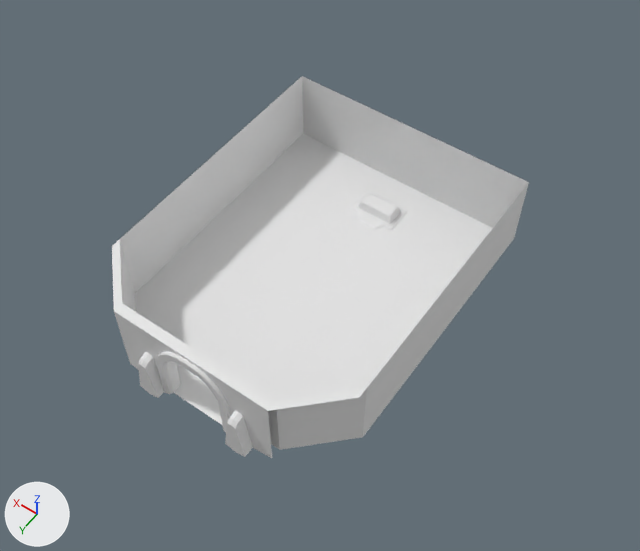
The FBX model KJam May 2020/Assets/ArtAssets/3D-Models/KJ_ZL_Chruch_Body_01.fbx: old version first, new version second.
Both versions are drawn from a 50 mm camera at (-30.6, 41.9, 67.4) aimed at (-0.8, 0.1, 1.7). Arrows for +X, +Y and +Z are at lower left; the lights stay in place. Where no turn or scale is listed for an object, it has been applied to the vertices.

Script lines for the objects in view, before the commit:
```python
me_plane_016 = bpy.data.meshes.new('Plane.016')
me_plane_016.from_pydata(...)  # 386 vertices, 358 faces; spans x -13.0..13.0, y -16.0..18.0, z -0.8..8.0
me_plane_016.materials.append(mat_atlascarrier)  # white #e7e7e7
ob_kj_zl_chruch_body_01 = bpy.data.objects.new('KJ_ZL_Chruch_Body_01', me_plane_016)
ob_kj_zl_chruch_body_01.location = (0.0, 0.0, 0.0)
```
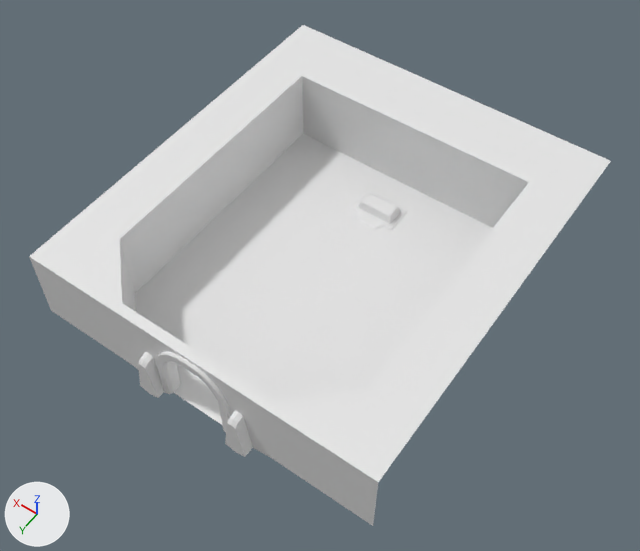
Location of each change, [x1, y1, x2, y2] in pixels of the pictures (640 x 551 px):
```json
{"object": "KJ_ZL_Chruch_Body_01", "change": "reshaped", "before": [112, 76, 529, 458], "after": [29, 25, 611, 526], "on screen": "39% wider, 31% taller"}
{"part": 1, "of": "me_plane_016", "change": "built on", "before": [112, 196, 391, 430], "after": [29, 25, 611, 526]}
```

The change, as JSON lines over the scene's bpy script:
```json
{"block": "me_plane_016", "where": "# used by ob_kj_zl_chruch_body_01; location = (0.0, 0.0, 0.0)"}
{"op": "remove", "block": "me_plane_016", "code": "me_plane_016.from_pydata(...)  # 386 vertices, 358 faces; spans x -13.0..13.0, y -16.0..18.0, z -0.8..8.0"}
{"op": "add", "block": "me_plane_016", "code": "me_plane_016.from_pydata(...)  # 411 vertices, 382 faces; spans x -18.0..18.0, y -23.0..18.0, z -0.8..8.0"}
{"block": "me_plane_016", "change": "me_plane_016 part 1"}
{"block": "me_plane_016", "change": "4 vertices are removed from x -13.0..13.0, y 12.0..17.0, z 6.5..8.0"}
{"block": "me_plane_016", "change": "14 faces are deleted"}
{"block": "me_plane_016", "change": "2 vertices move within x 0.0, y -10.8, z 1.0"}
{"block": "me_plane_016", "change": "22 vertices are added at x -18.0..18.0, y -23.0..17.0, z 0.0..8.0"}
{"block": "me_plane_016", "change": "7 new vertices lie (0.0, -7.0, 0.0) away from vertices in x -8.0..8.0, y -16.0, z 8.0"}
{"block": "me_plane_016", "change": "38 new faces join them"}
```
